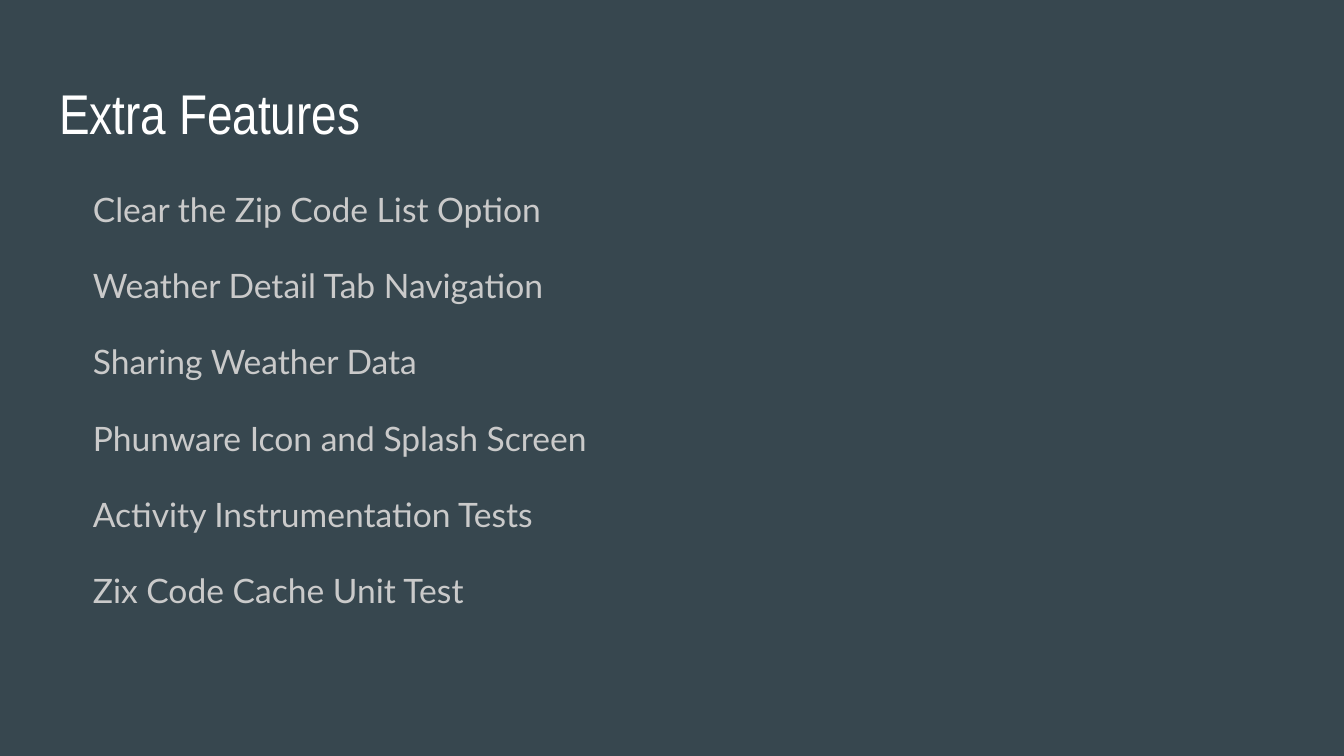
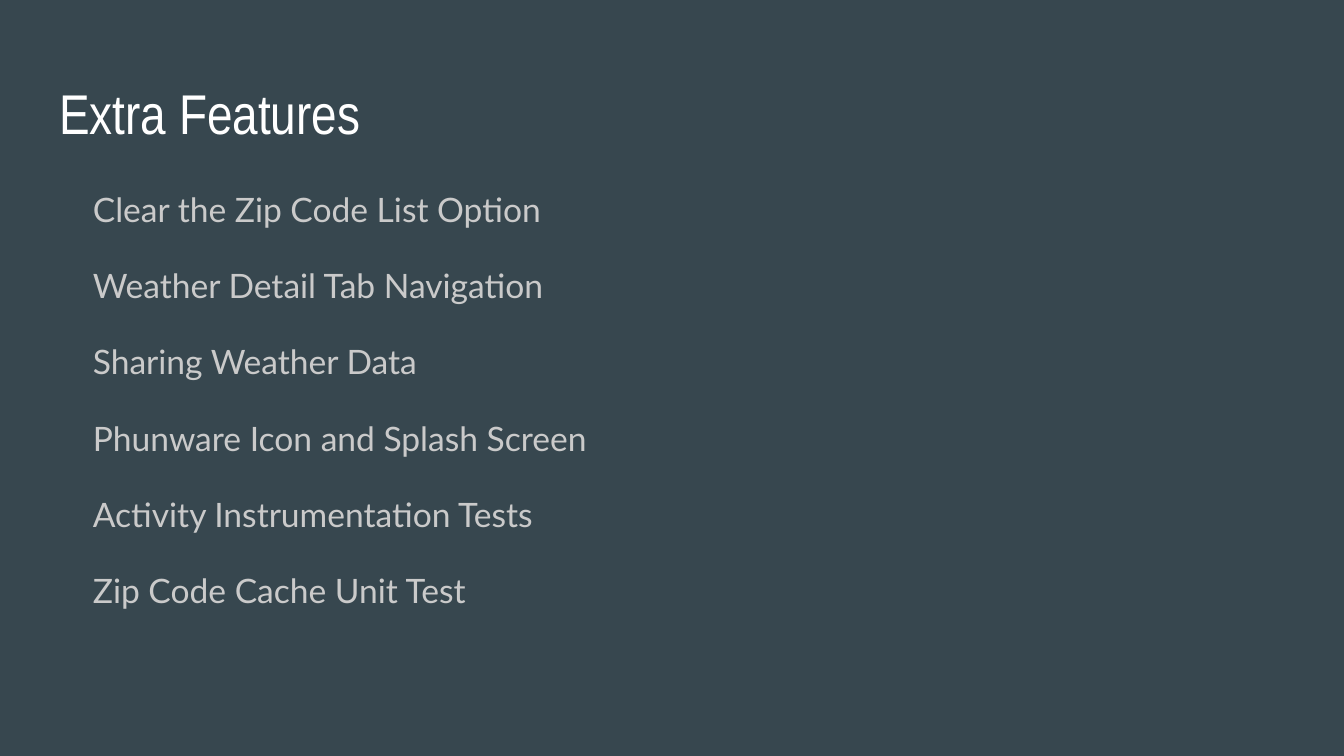
Before and after one commit to laurenyew/WeatherApp, a slide deck: slide 8 of Phunware_Weather_App_Presentation.pptx. Drawn at 1344x756 pixels with LibreOffice and Linux fonts; fonts in the diff are those of the drawing. Boxes give left, top, right and bottom in pixels: in the first picture for what was removed or moved away, otherwise in the second. Text is boxed around its words. In the diff, an @@ line names an element or a change of style, - is before the commit and + after.

```diff
--- a/Phunware_Weather_App_Presentation.pptx
+++ b/Phunware_Weather_App_Presentation.pptx
@@ text at <box>93,578,466,609</box>: text changed @@
-Zix Code Cache Unit Test
+Zip Code Cache Unit Test
```
Also in this commit, not shown: 3 other slides changed.
